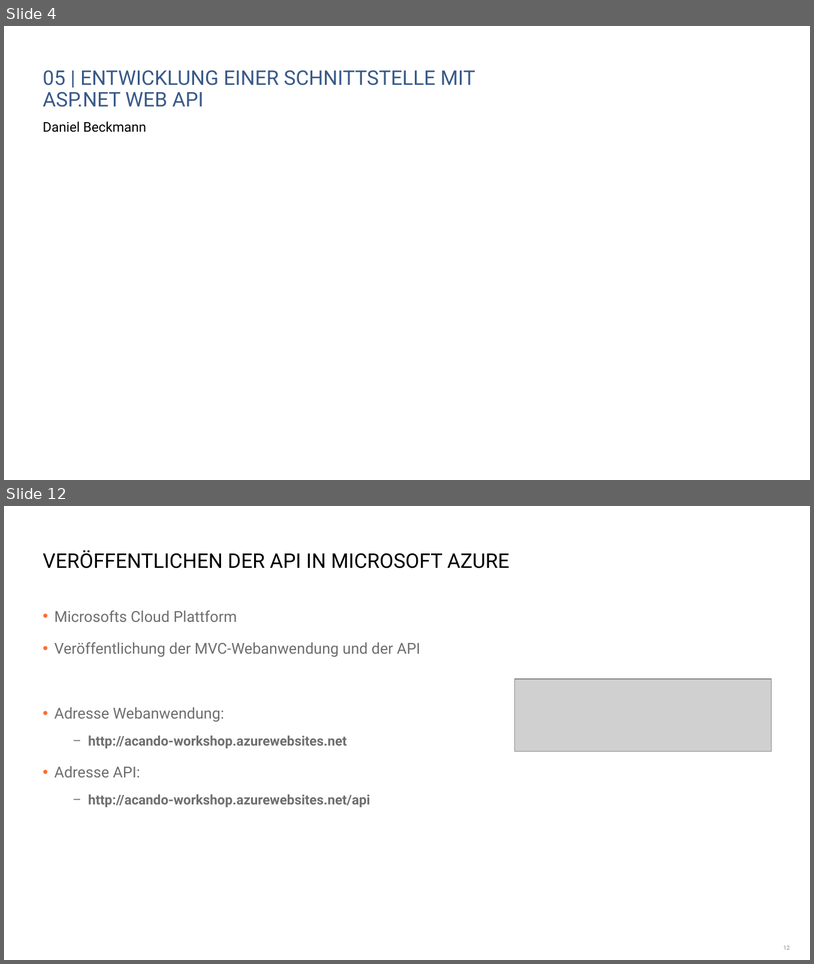
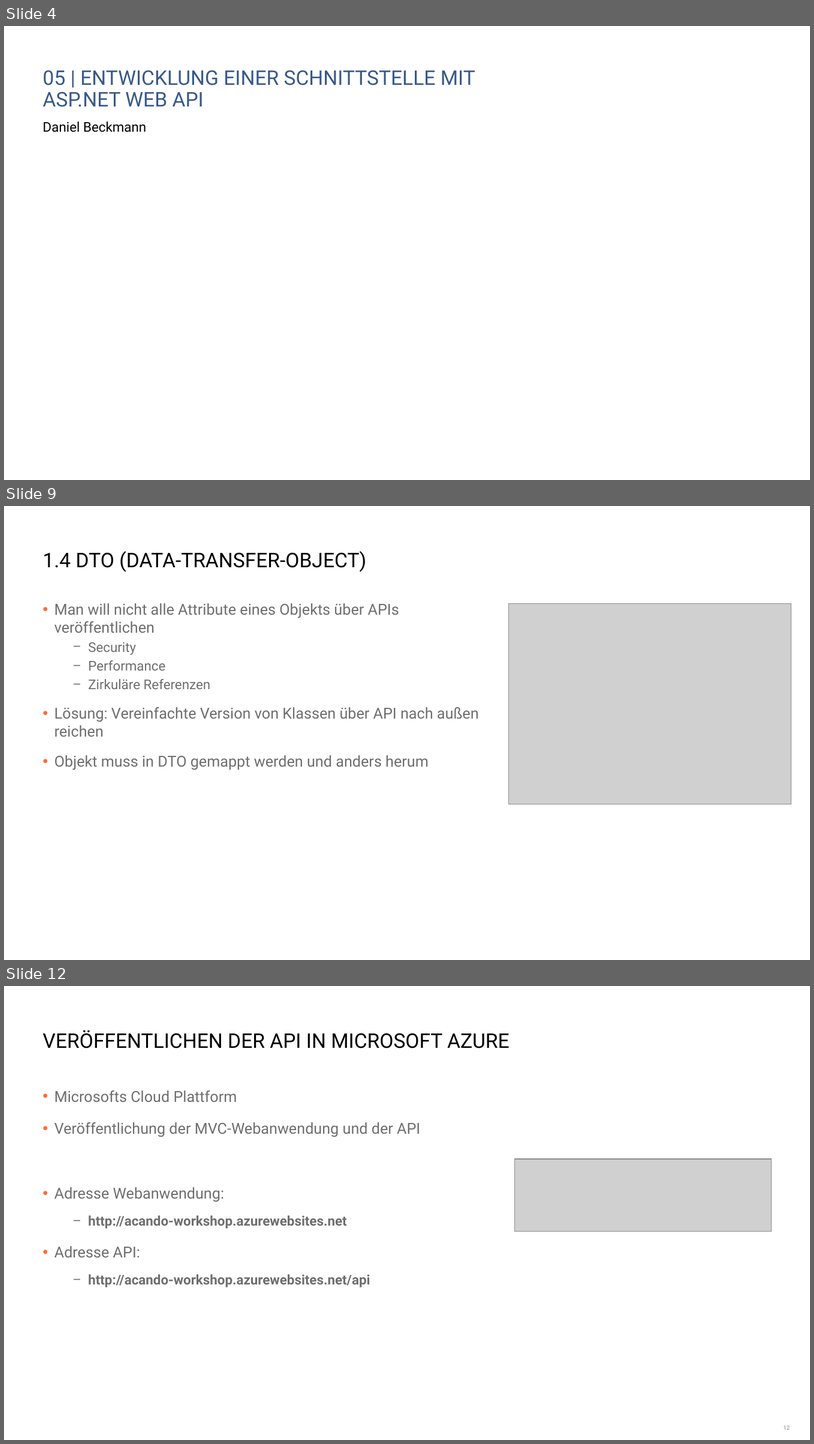
Before and after one commit to danielbeckmann/DotNETJumpStart, a slide deck: 05. ASP.NET Web API/Entwicklung einer Schnittstelle mit ASP.NET Web API.pptx. Shown one above the other, each under a label of ours: slides 4 and 12 before the commit, slides 4, 9 and 12 after it; the slides between them are not shown. The pictures are 814x964 and 814x1444 pixels, drawn with LibreOffice and Linux fonts; fonts in the diff are those of the drawing; grey boxes stand for pictures; background and template pictures are left out. Boxes give left, top, right and bottom in pixels: in the first picture for what was removed or moved away, otherwise in the second. Text is boxed around its words. In the diff, an @@ line names an element or a change of style, - is before the commit and + after.

```diff
--- a/05. ASP.NET Web API/Entwicklung einer Schnittstelle mit ASP.NET Web API.pptx
+++ b/05. ASP.NET Web API/Entwicklung einer Schnittstelle mit ASP.NET Web API.pptx
@@ slide 9 added at <box>4,506,810,960</box>, background #FFFFFF @@
@@ title added at <box>43,551,366,572</box>, 24 pt, text #000000 @@
+1.4 DTO (DATA-TRANSFER-OBJECT)
@@ text added at <box>54,603,479,770</box>, 18 pt, text #6E6E6E @@
+• Man will nicht alle Attribute eines Objekts über APIs veröffentlichen
+  − Security
+  − Performance
+  − Zirkuläre Referenzen
+• Lösung: Vereinfachte Version von Klassen über API nach außen reichen
+• Objekt muss in DTO gemappt werden und anders herum
@@ picture added at <box>509,603,792,804</box> @@
```
Also in this commit, not shown: 5 slides changed, 1 other slide added, 2 slides removed, 1 other file.
